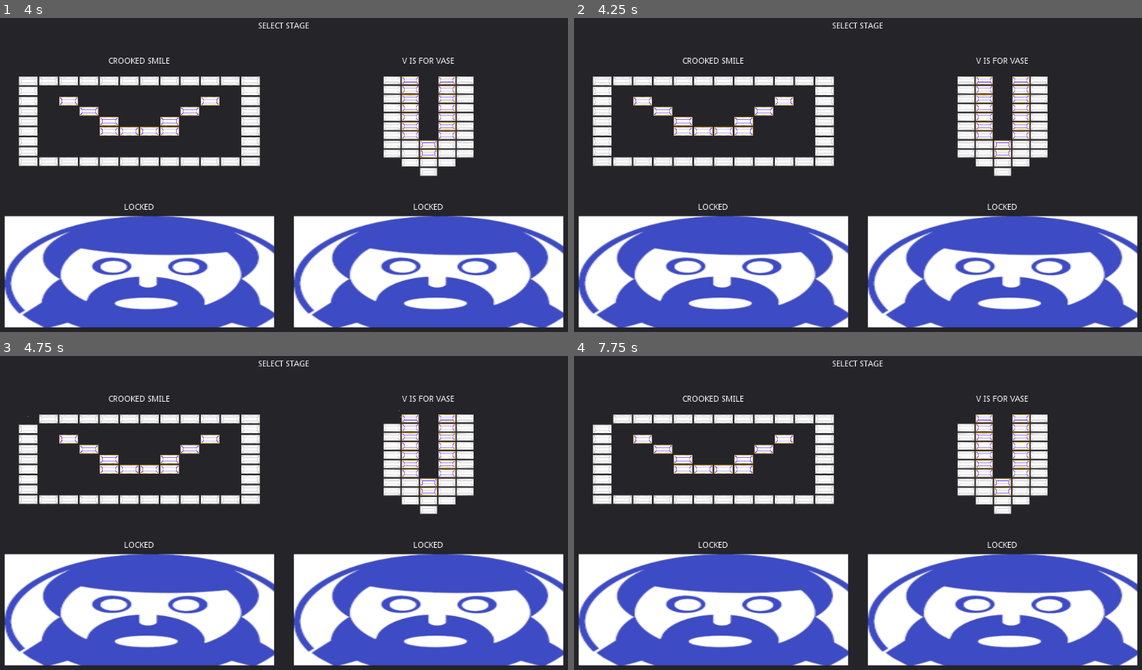
Above: before the commit, frames 1-4 (two rows, left to right).
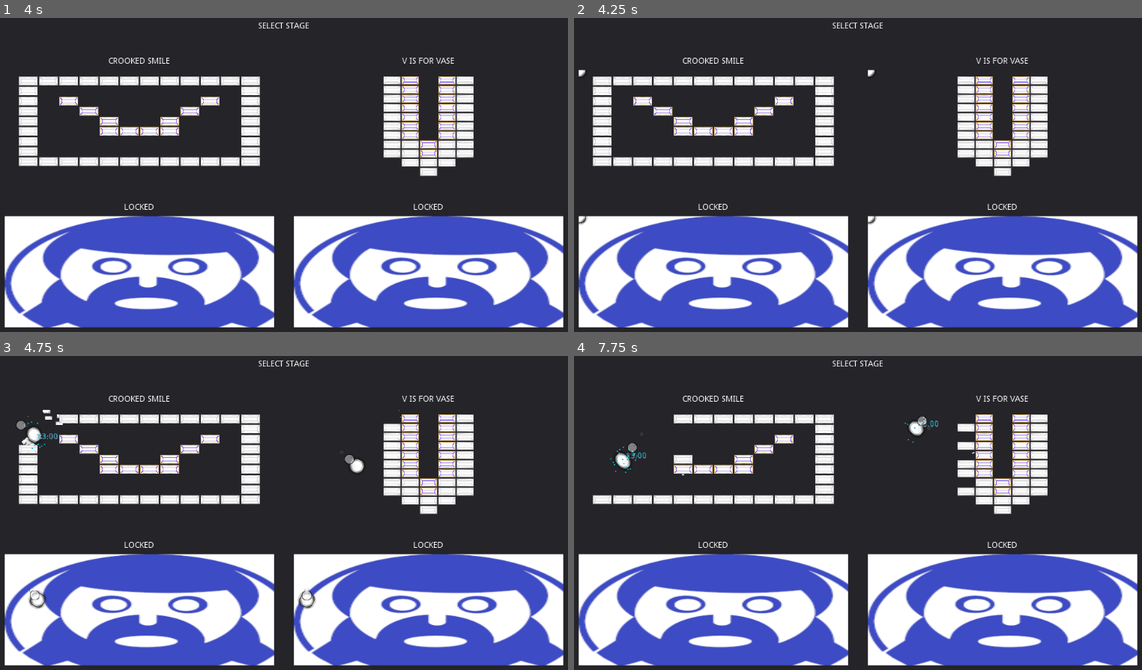
Above: after the commit, the same moments.

Repository: Anatolij-Grigorjev/Breakout4Godot
Game: Godot game, scene res://menus/StageSelectMenu.tscn
The game is run twice, just before and just after one commit, with the same random seed, the same clock (stepped at 60 frames per second) and the same inputs. This scene is started directly instead of the project's main scene.
Inputs (mouse positions are in pixels of both pictures, inside the frame that each line leads up to):
- Up to frame 1 (4 s): tap Enter (ui_accept) at 0.5, 0.77, 1.25, 2, 2.75, 3.5, 3.77 s; move the mouse to (414, 156) at 0.52 s; hold Right (paddle_right) 0.53-1.25 s; tap Space (paddle_launch_ball) at 0.6, 3.6 s; click (414, 156) at 0.67 s; drag from (164, 190) to (255, 244) at 1.27 s; move the mouse to (346, 96) at 2.02 s; hold Right (paddle_right) 2.03-2.75 s; tap Alt at 2.1 s; drag from (255, 244) to (102, 118) at 2.77 s; move the mouse to (465, 225) at 3.52 s; hold Left (paddle_left) from 3.53 s (still down)
- Up to frame 2 (4.25 s): keep holding Left (paddle_left); tap B (debug1) at 4.15 s
- Up to frame 3 (4.75 s): release Left (paddle_left) at 4.25 s; tap Enter (ui_accept) at 4.25 s; drag from (102, 456) to (193, 421) at 4.27 s
- Up to frame 4 (7.75 s): move the mouse to (886, 509) at 5.02 s; hold Left (paddle_left) 5.03-5.75 s; tap Alt at 5.1 s; click (886, 509) at 5.17 s; drag from (767, 421) to (738, 528) at 5.77 s; move the mouse to (988, 494) at 6.52 s; hold Right (paddle_right) 6.53-7.25 s; tap Space (paddle_launch_ball) at 6.6 s; tap Enter (ui_accept) at 6.77 s; drag from (738, 528) to (829, 582) at 7.27 s

Frame 1 is identical in both runs. In frame 2, less than 0.1% of the frame differs, in the area x 0-54%, y 16-66%; in frame 3, 0.7%; in frame 4, 1.8%, in the area x 3-71%, y 18-44%.

Commit message:
put ball into scene on press

Diff:
--- a/game/menus/StageSelectBlock.gd
+++ b/game/menus/StageSelectBlock.gd
@@ -3,6 +3,8 @@
 shows one brickmap
 """
 extends Control
+
+const BallScn = preload("res://ball/Ball.tscn")
 
 export(PackedScene) var stage_bricks
 export(String) var stage_title setget _set_title_label
@@ -16,15 +18,17 @@
 onready var barrier_top = $Panel/MarginContainer/VBoxContainer/ViewportContainer/Viewport/BarrierTop
 onready var barrier_bottom = $Panel/MarginContainer/VBoxContainer/ViewportContainer/Viewport/BarrierBottom
 
+var bricks: BricksMap
+var ball: Ball
 
 func _ready():
 	_set_title_label(stage_title)
 	if not stage_bricks:
 		return
-	var instance = stage_bricks.instance()
+	bricks = stage_bricks.instance()
 	placeholder_graphic.queue_free()
-	preview_window.add_child(instance)
-	call_deferred("_center_in_viewport", preview_window, instance)
+	preview_window.add_child(bricks)
+	call_deferred("_center_in_viewport", preview_window, bricks)
 
 
 func _center_in_viewport(viewport: Viewport, bricks: BricksMap):
@@ -44,6 +48,31 @@
 	barrier_bottom.position.y = viewport_size.y + 10
 
 
+func _clear_ball():
+	if ball:
+		ball.queue_free()
+
+
+func reset_view():
+	_clear_ball()
+	bricks.reset_bricks()
+
+
+func launch_ball():
+	_clear_ball()
+	ball = BallScn.instance()
+	preview_window.add_child(ball)
+	ball.direction = Utils.randomPoint(1.0, 1.0)
+	ball.speedup_ball_by_amount(ball.speed_additive_for_coef(5.0))
+
+
+func _process(delta):
+	if Input.is_action_just_released("debug1"):
+		if ball:
+			reset_view()
+		else:
+			launch_ball()
+
 
 func _get_bricks_scale_factor(viewport: Viewport, bricks: BricksMap) -> float:
 	var viewport_size = viewport.get_visible_rect().size
